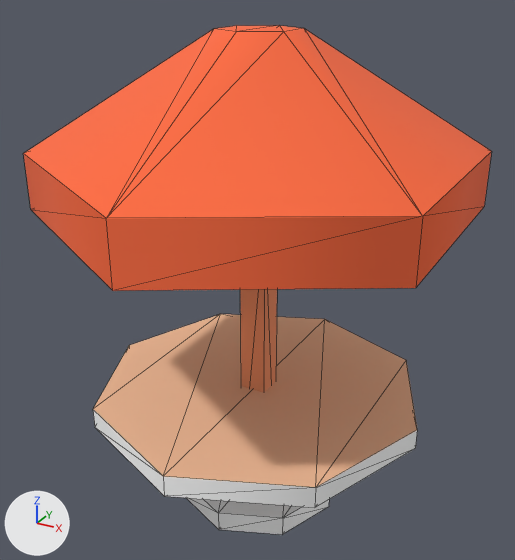
The glTF model assets/kenney/citycommercial/detail-parasol-a.glb, before and after one commit.
One viewpoint serves both versions: a 50 mm lens placed at (0.29, -0.529, 0.495), pointed at (-0.002, 0.001, 0.23). The lights are fixed; the arrows at lower left show +X, +Y and +Z. The picture after the commit comes second. Mesh edges are drawn as thin lines.

The scene before the commit, as lines of its bpy script (objects in view):
```python
me_detail_parasol_a = bpy.data.meshes.new('detail-parasol-a')
me_detail_parasol_a.from_pydata(...)  # 58 vertices, 96 faces; spans x -0.173..0.173, y -0.2..0.2, z 0.0..0.45
me_detail_parasol_a.materials.append(mat_colormap)
ob_detail_parasol_a = bpy.data.objects.new('detail-parasol-a', me_detail_parasol_a)
ob_detail_parasol_a.location = (0.0, 0.0, 0.0)
```
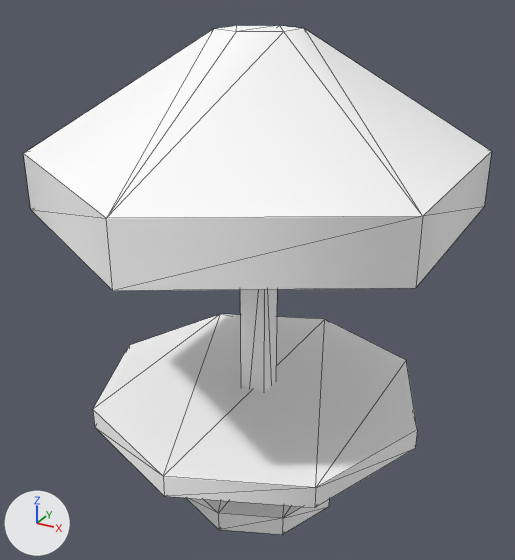
What differs and where, as boxes [x1, y1, x2, y2] in the pictures (515 x 560 px):
'detail-parasol-a', recoloured (lighter): [23, 26, 492, 490] in both

Patch to the scene script:
```diff
--- a/assets/kenney/citycommercial/detail-parasol-a.glb.py
+++ b/assets/kenney/citycommercial/detail-parasol-a.glb.py
@@ mat_colormap_134 @@
+mat_colormap_134 = principled_material('colormap.134')
+mat_colormap_134.base_color = (1.0, 1.0, 1.0)  # white #ffffff
+mat_colormap_134.roughness = 1.0
@@ me_detail_parasol_a @@
 me_detail_parasol_a.from_pydata(...)  # 58 vertices, 96 faces; spans x -0.173..0.173, y -0.2..0.2, z 0.0..0.45
-me_detail_parasol_a.materials.append(mat_colormap)
+me_detail_parasol_a.materials.append(mat_colormap_134)  # white #ffffff
```
